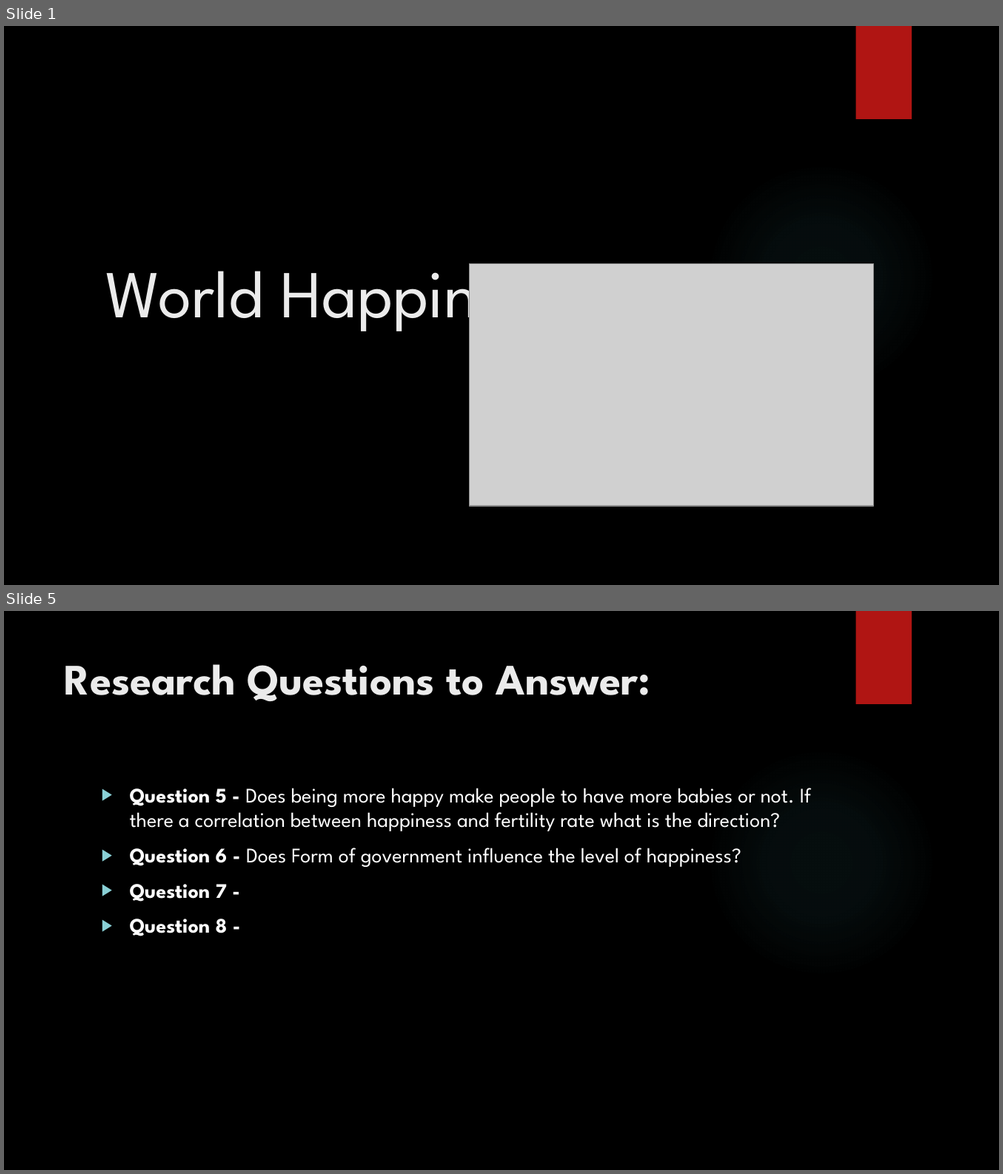
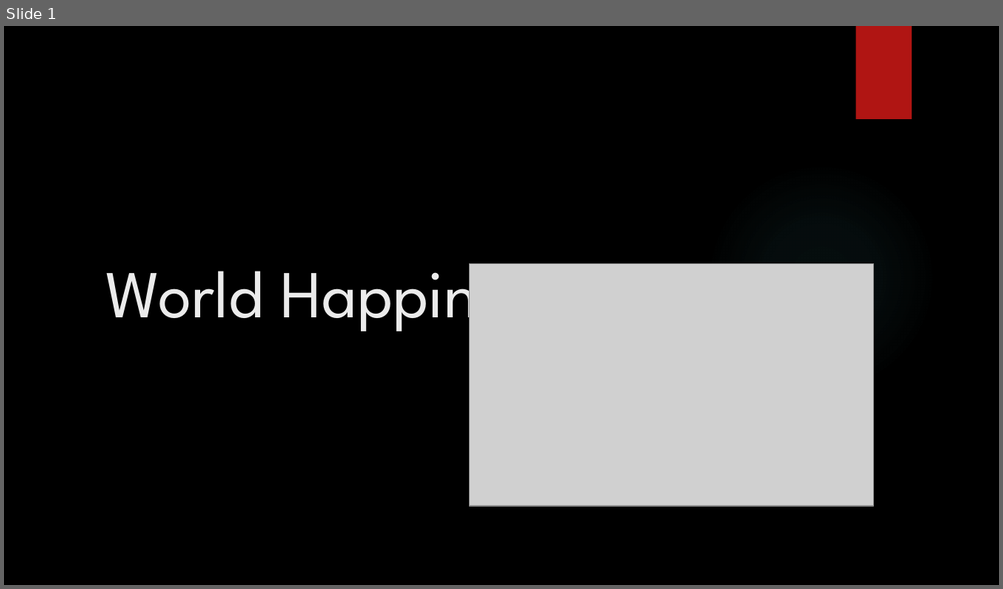
Before and after one commit to sinancengiz/World_Happiness, a slide deck: Project_1_Team_7_Presentation.pptx. Shown one above the other, each under a label of ours: slides 1 and 5 before the commit, slide 1 after it; the slides between them are not shown. The pictures are 1003x1174 and 1003x589 pixels, drawn with LibreOffice and Linux fonts; fonts in the diff are those of the drawing; grey boxes stand for pictures; background and template pictures are left out. Boxes give left, top, right and bottom in pixels: in the first picture for what was removed or moved away, otherwise in the second. Text is boxed around its words. In the diff, an @@ line names an element or a change of style, - is before the commit and + after.

```diff
--- a/Project_1_Team_7_Presentation.pptx
+++ b/Project_1_Team_7_Presentation.pptx
@@ slide 5 removed at <box>4,611,999,1170</box>, background picture (left out); not listed: 2 template elements that a slide beside it also shows @@
@@ title removed at <box>64,664,651,701</box> @@
-Research Questions to Answer:
@@ text removed at <box>130,788,811,937</box> @@
-▶ Question 5 - Does being more happy make people to have more babies or not. If there a correlation between happiness and fertility rate what is the direction?
-▶ Question 6 - Does Form of government influence the level of happiness?
-▶ Question 7 -
-▶ Question 8 -
```
Also in this commit, not shown: 2 slides changed, 4 other slides removed, 10 other files.
